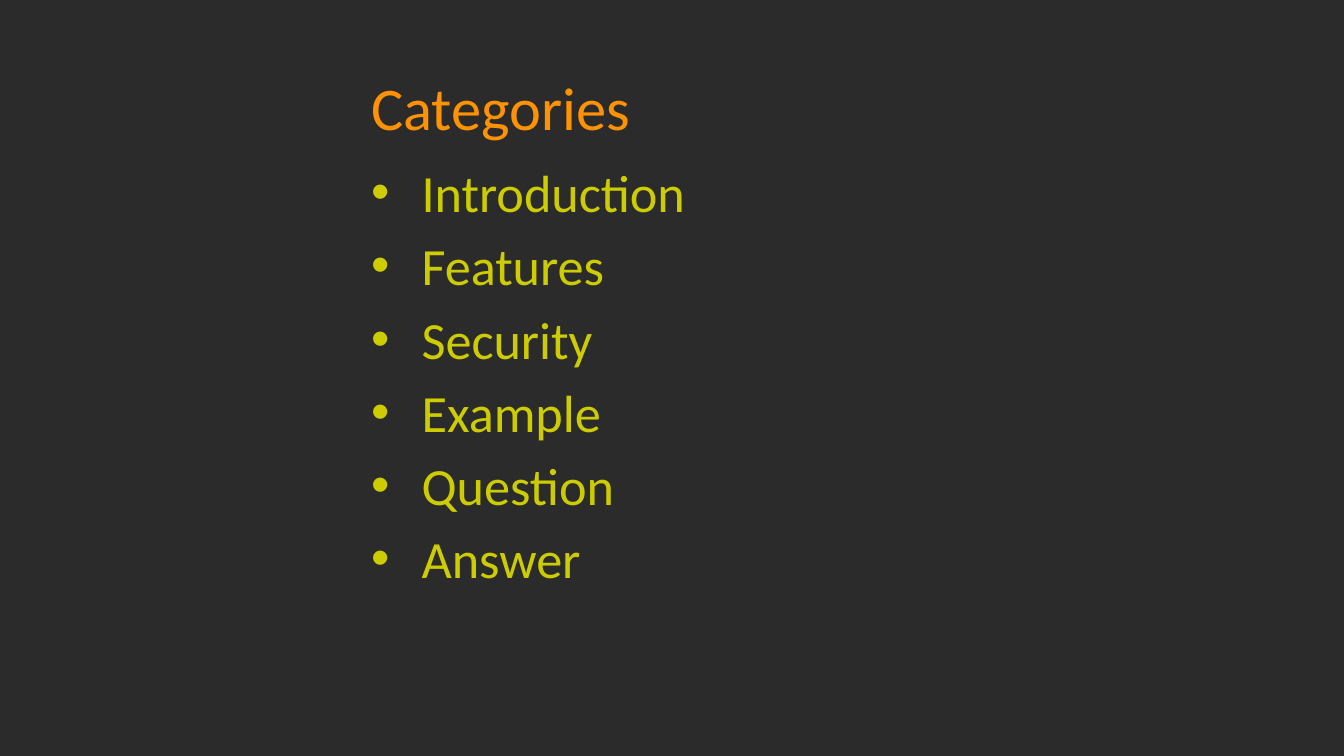
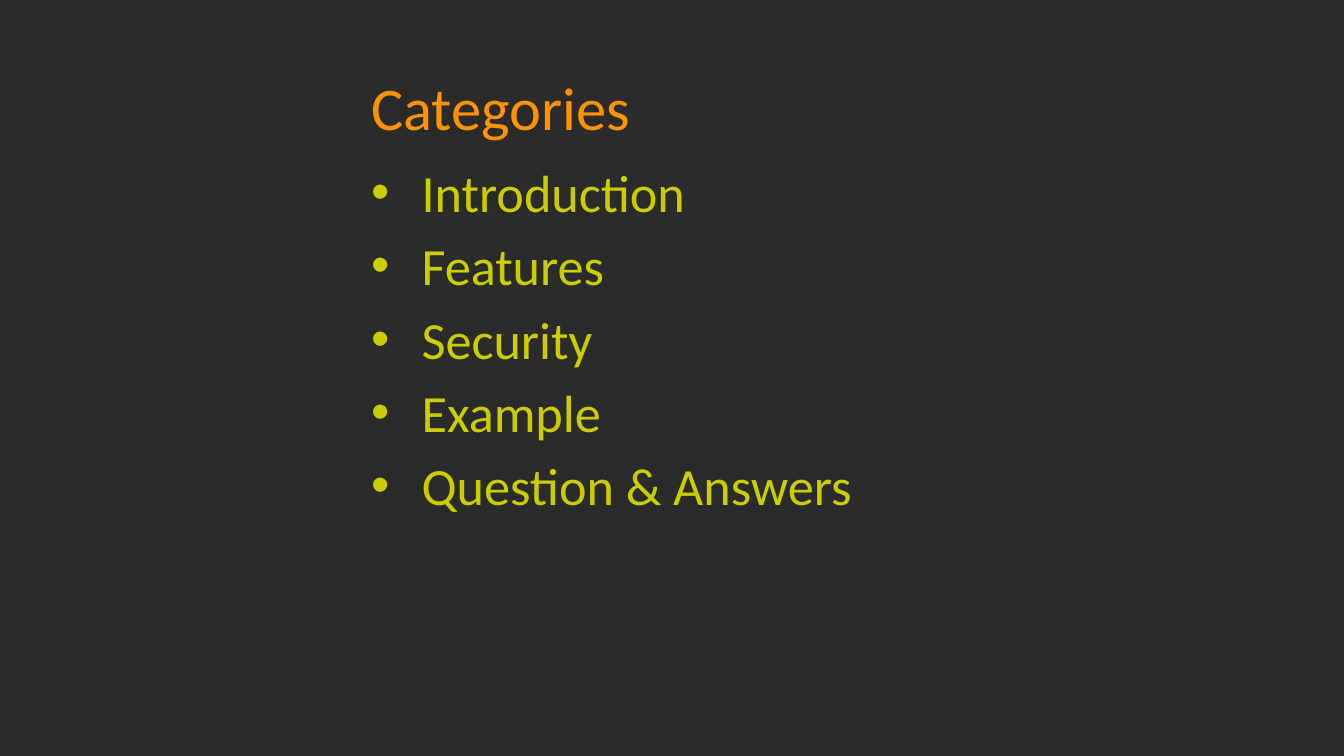
Before and after one commit to LeafLu0315/Presentation, a slide deck: slide 2 of blockchain.pptx. Drawn at 1344x756 pixels with LibreOffice and Linux fonts; fonts in the diff are those of the drawing; background and template pictures are left out; a plain dark background stands for a picture behind light text. Boxes give left, top, right and bottom in pixels: in the first picture for what was removed or moved away, otherwise in the second. Text is boxed around its words. In the diff, an @@ line names an element or a change of style, - is before the commit and + after.

```diff
--- a/blockchain.pptx
+++ b/blockchain.pptx
@@ text at bbox=[422, 469, 851, 512]: text changed @@
-• Question
-• Answer
+• Question & Answers
```
Also in this commit, not shown: 5 other slides changed, 6 slides added.
